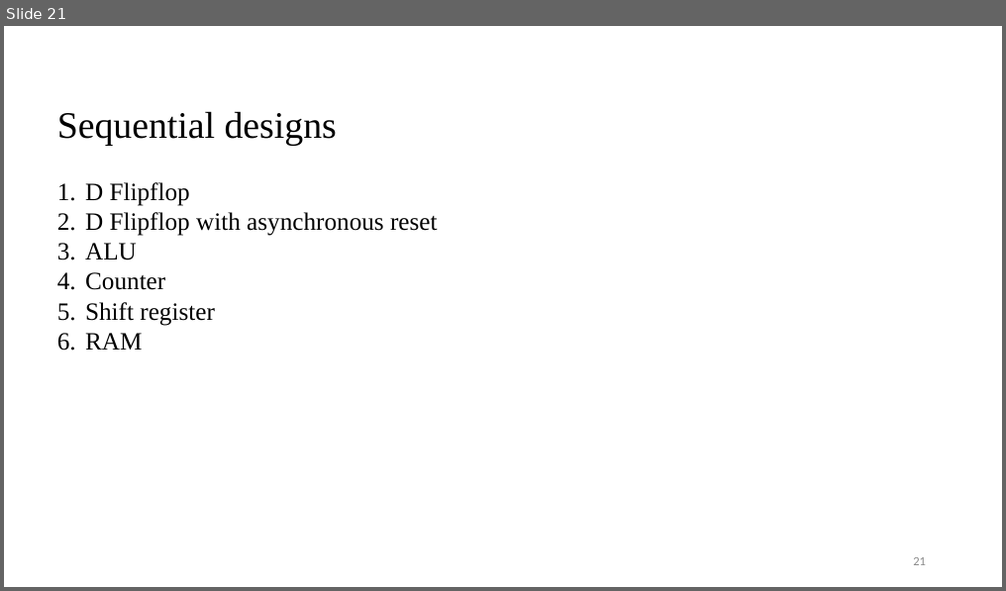
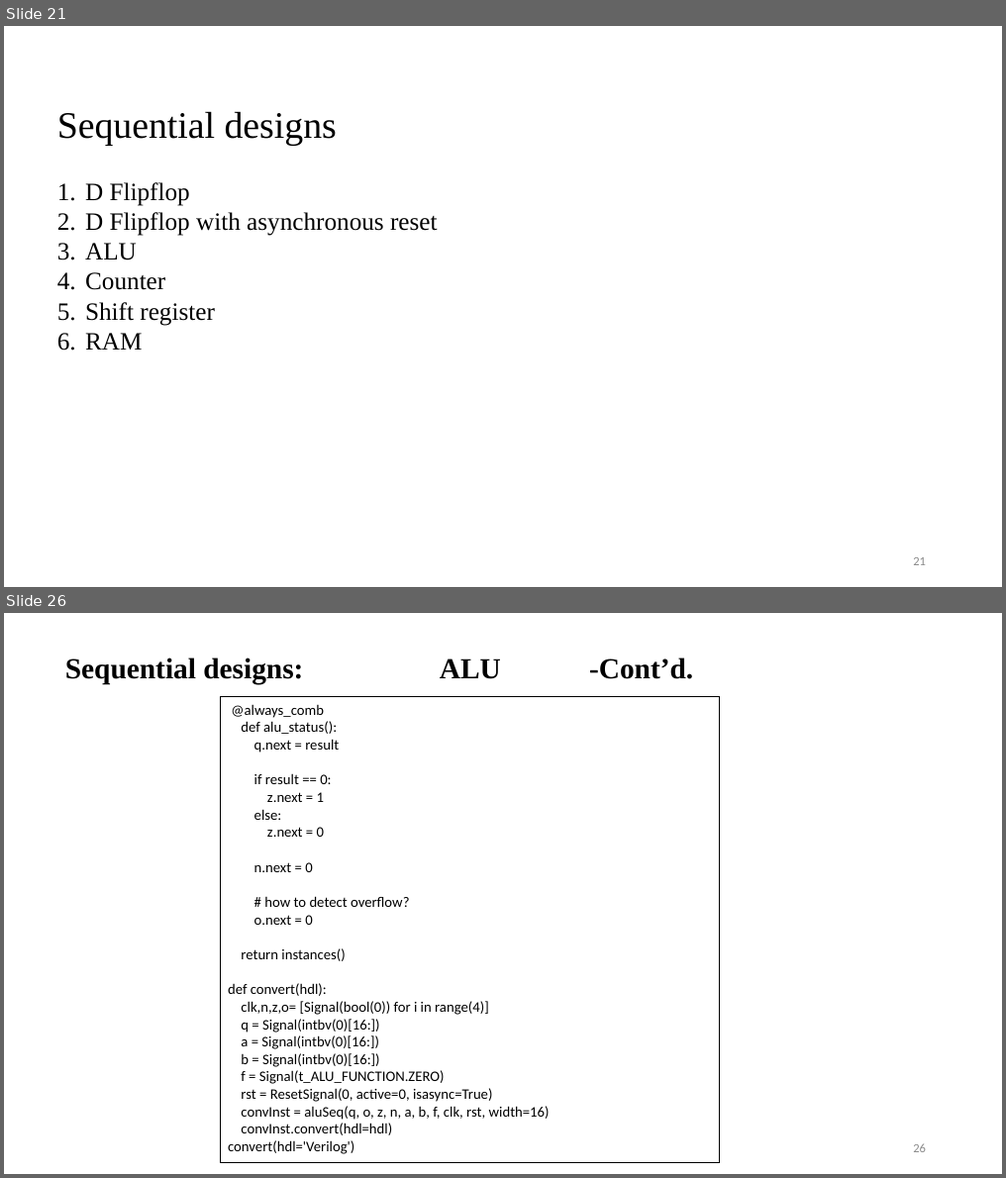
Before and after one commit to visionvlsi/Proj_HLS_phase1, a slide deck: hls_phase1.pptx. Shown one above the other, each under a label of ours: slide 21 before the commit, slides 21 and 26 after it; the slides between them are not shown. The pictures are 1006x591 and 1006x1178 pixels, drawn with LibreOffice and Linux fonts; fonts in the diff are those of the drawing. Boxes give left, top, right and bottom in pixels: in the first picture for what was removed or moved away, otherwise in the second. Text is boxed around its words. In the diff, an @@ line names an element or a change of style, - is before the commit and + after.

```diff
--- a/hls_phase1.pptx
+++ b/hls_phase1.pptx
@@ slide 26 added at (4,613,1002,1174), background #FFFFFF @@
@@ text added at (65,658,693,684), 28 pt, text #000000, bold @@
+Sequential designs: ALU -Cont’d.
@@ rectangle added at (221,697,720,1163), outline #000000 0.75 pt, 14 pt, text #000000 @@
+@always_comb
+def alu_status():
+q.next = result
+if result == 0:
+z.next = 1
+else:
+z.next = 0
+n.next = 0
+# how to detect overflow?
+o.next = 0
+return instances()
+def convert(hdl):
+clk,n,z,o= [Signal(bool(0)) for i in range(4)]
+q = Signal(intbv(0)[16:])
+a = Signal(intbv(0)[16:])
+b = Signal(intbv(0)[16:])
+f = Signal(t_ALU_FUNCTION.ZERO)
+rst = ResetSignal(0, active=0, isasync=True)
+convInst = aluSeq(q, o, z, n, a, b, f, clk, rst, width=16)
+convInst.convert(hdl=hdl)
+convert(hdl='Verilog')
@@ page number added at (913,1144,926,1153), 12 pt, text #8C8C8C @@
+26
```
Also in this commit, not shown: 8 other slides added.
